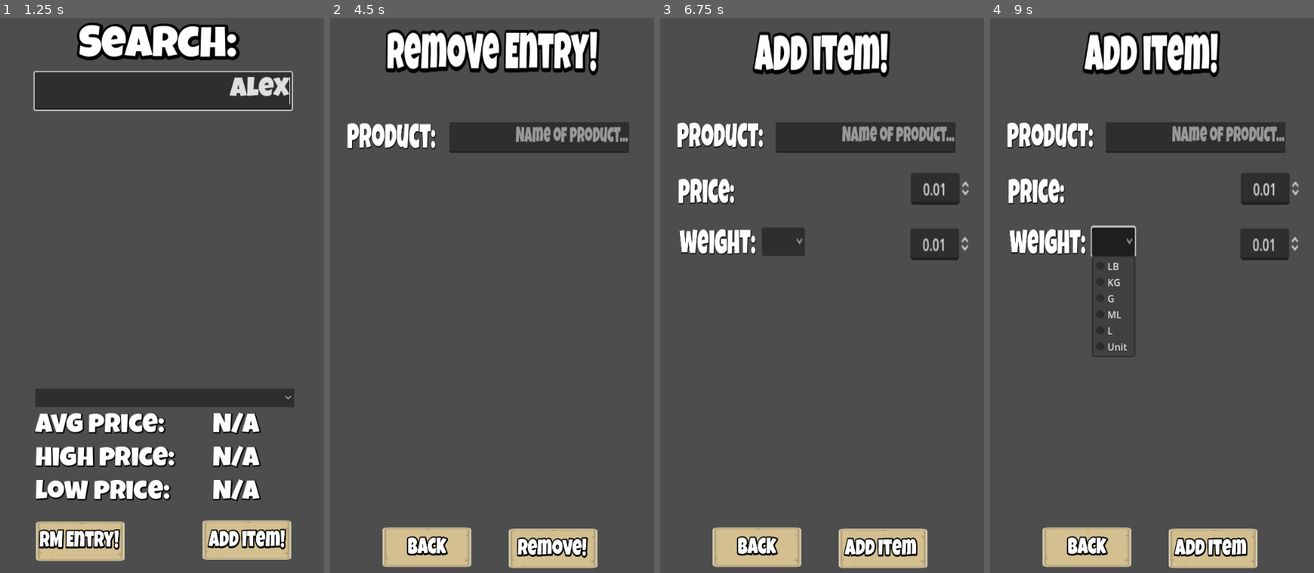
Above: before the commit, frames 1-4 (left to right).
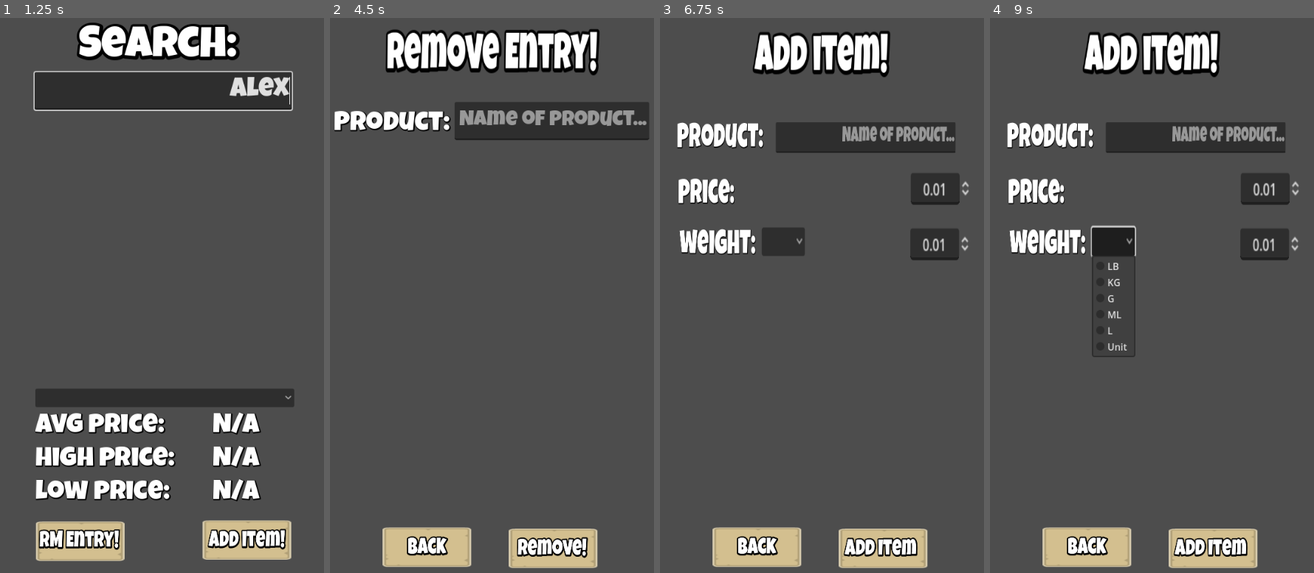
Above: after the commit, the same moments.

Repository: Darkarms/MomsGroceryTracker
Game: Godot game, scene res://scenes/Main.tscn
Two runs of this game, one before a commit and one after it. Both use one fixed random seed, a clock stepped at 60 frames per second and the inputs below.
Inputs (mouse positions are in pixels of both pictures, inside the frame that each line leads up to):
- Up to frame 1 (1.25 s): click (162, 90) at 0.52 s; type "Alex" at 0.6 s
- Up to frame 2 (4.5 s): click "Add item!" at 1.25 s; click (537, 140) at 2.02 s; type "Alex" at 2.1 s; click "Add item" at 2.75 s; click "Back" at 3.5 s; click "RM Entry!" at 4.25 s
- Up to frame 3 (6.75 s): click "Remove!" at 5 s; click "Back" at 5.75 s; click "Add item!" at 6.5 s
- Up to frame 4 (9 s): click "Add item" at 7.25 s; click "Add item" at 8 s; click (1113, 240) at 8.75 s

Frame 1 is identical in both runs. In frame 2, 5.9% of the frame differs, in the area x 1-99%, y 15-25%; in frame 3, less than 0.1%; in frame 4, less than 0.1%.
Error in both runs: Invalid access to property or key of type 'String' on a base object of type 'Dictionary'. (res://scripts/remove_entry.gd:63)

Commit message:
fix various visual and Z ordering bugs

Diff:
--- a/scenes/add_item.tscn
+++ b/scenes/add_item.tscn
@@ -28,46 +28,6 @@
 scale = Vector2(0.680788, 1.18638)
 text = "Add item!"
 label_settings = SubResource("LabelSettings_s325r")
-
-[node name="nameLabel" type="Label" parent="."]
-offset_left = 37.0
-offset_top = 197.0
-offset_right = 335.0
-offset_bottom = 262.0
-scale = Vector2(0.466021, 0.798913)
-text = "Product:"
-label_settings = ExtResource("3_w07nv")
-horizontal_alignment = 1
-vertical_alignment = 1
-
-[node name="ProductName" type="LineEdit" parent="nameLabel"]
-layout_mode = 1
-anchors_preset = -1
-anchor_left = 1.481
-anchor_right = 1.481
-anchor_bottom = 0.013
-offset_left = -104.92
-offset_top = -1.0
-offset_right = 543.08
-offset_bottom = 62.025
-theme_override_fonts/font = ExtResource("1_k7yps")
-theme_override_font_sizes/font_size = 45
-placeholder_text = "Name of product..."
-alignment = 2
-
-[node name="ScrollContainer" type="ScrollContainer" parent="nameLabel"]
-visible = false
-layout_mode = 0
-offset_left = 369.082
-offset_top = 62.5851
-offset_right = 1019.08
-offset_bottom = 377.585
-horizontal_scroll_mode = 0
-
-[node name="Vbox" type="VBoxContainer" parent="nameLabel/ScrollContainer"]
-layout_mode = 2
-size_flags_horizontal = 3
-size_flags_vertical = 3
 
 [node name="priceLabel" type="Label" parent="."]
 offset_left = 39.0
@@ -177,7 +137,47 @@
 horizontal_alignment = 1
 vertical_alignment = 1
 
+[node name="nameLabel" type="Label" parent="."]
+offset_left = 37.0
+offset_top = 197.0
+offset_right = 349.0
+offset_bottom = 270.0
+scale = Vector2(0.466021, 0.798913)
+text = "Product:"
+label_settings = ExtResource("3_w07nv")
+horizontal_alignment = 1
+vertical_alignment = 1
+
+[node name="ProductName" type="LineEdit" parent="nameLabel"]
+layout_mode = 1
+anchors_preset = -1
+anchor_left = 1.481
+anchor_right = 1.481
+anchor_bottom = 0.013
+offset_left = -104.92
+offset_top = -1.0
+offset_right = 543.08
+offset_bottom = 62.025
+theme_override_fonts/font = ExtResource("1_k7yps")
+theme_override_font_sizes/font_size = 45
+placeholder_text = "Name of product..."
+alignment = 2
+
+[node name="ScrollContainer" type="ScrollContainer" parent="nameLabel"]
+visible = false
+layout_mode = 0
+offset_left = 4.0
+offset_top = 63.0
+offset_right = 1009.0
+offset_bottom = 378.0
+horizontal_scroll_mode = 0
+
+[node name="Vbox" type="VBoxContainer" parent="nameLabel/ScrollContainer"]
+layout_mode = 2
+size_flags_horizontal = 3
+size_flags_vertical = 3
+
+[connection signal="pressed" from="AddItemButton" to="." method="_on_add_item_button_pressed"]
+[connection signal="pressed" from="BackToMainButton" to="." method="_on_back_to_main_button_pressed"]
 [connection signal="text_changed" from="nameLabel/ProductName" to="." method="_on_product_name_text_changed"]
 [connection signal="text_submitted" from="nameLabel/ProductName" to="." method="_on_product_name_text_submitted"]
-[connection signal="pressed" from="AddItemButton" to="." method="_on_add_item_button_pressed"]
-[connection signal="pressed" from="BackToMainButton" to="." method="_on_back_to_main_button_pressed"]
--- a/scenes/remove_entry.tscn
+++ b/scenes/remove_entry.tscn
@@ -3,17 +3,12 @@
 [ext_resource type="Script" path="res://scripts/remove_entry.gd" id="1_rwkhg"]
 [ext_resource type="FontFile" uid="uid://dlbghev4ongqy" path="res://assets/Fonts/LuckiestGuy-Regular.ttf" id="1_w7tqq"]
 [ext_resource type="Texture2D" uid="uid://cbwmea3bae8t3" path="res://assets/ui/panel_beige.png" id="2_3moeh"]
+[ext_resource type="LabelSettings" uid="uid://ugp816oeclr8" path="res://assets/Fonts/MainSceneLabels.tres" id="4_8ck0n"]
 
 [sub_resource type="LabelSettings" id="LabelSettings_kxepd"]
 font = ExtResource("1_w7tqq")
 font_size = 72
 shadow_size = 20
-shadow_color = Color(0, 0, 0, 1)
-
-[sub_resource type="LabelSettings" id="LabelSettings_ot7fr"]
-font = ExtResource("1_w7tqq")
-font_size = 74
-shadow_size = 5
 shadow_color = Color(0, 0, 0, 1)
 
 [sub_resource type="LabelSettings" id="LabelSettings_28jji"]
@@ -39,46 +34,6 @@
 scale = Vector2(0.680788, 1.18638)
 text = "remove Entry!"
 label_settings = SubResource("LabelSettings_kxepd")
-
-[node name="nameLabel" type="Label" parent="."]
-offset_left = 37.0
-offset_top = 197.0
-offset_right = 335.0
-offset_bottom = 262.0
-scale = Vector2(0.466021, 0.798913)
-text = "Product:"
-label_settings = SubResource("LabelSettings_ot7fr")
-horizontal_alignment = 1
-vertical_alignment = 1
-
-[node name="ProductName" type="LineEdit" parent="nameLabel"]
-layout_mode = 1
-anchors_preset = -1
-anchor_left = 1.481
-anchor_right = 1.481
-anchor_bottom = 0.013
-offset_left = -104.92
-offset_top = -1.0
-offset_right = 543.08
-offset_bottom = 62.025
-theme_override_fonts/font = ExtResource("1_w7tqq")
-theme_override_font_sizes/font_size = 45
-placeholder_text = "Name of product..."
-alignment = 2
-
-[node name="ScrollContainer" type="ScrollContainer" parent="nameLabel"]
-visible = false
-layout_mode = 0
-offset_left = 369.082
-offset_top = 62.5851
-offset_right = 1019.08
-offset_bottom = 377.585
-horizontal_scroll_mode = 0
-
-[node name="VboxProduct" type="VBoxContainer" parent="nameLabel/ScrollContainer"]
-layout_mode = 2
-size_flags_horizontal = 3
-size_flags_vertical = 3
 
 [node name="RemoveButton" type="TextureButton" parent="."]
 offset_left = 309.0
@@ -130,7 +85,46 @@
 size_flags_horizontal = 3
 size_flags_vertical = 3
 
+[node name="nameLabel" type="Label" parent="."]
+offset_left = 5.0
+offset_top = 163.0
+offset_right = 220.0
+offset_bottom = 238.0
+text = "Product:"
+label_settings = ExtResource("4_8ck0n")
+horizontal_alignment = 1
+vertical_alignment = 1
+
+[node name="ProductName" type="LineEdit" parent="nameLabel"]
+layout_mode = 1
+anchors_preset = -1
+anchor_left = 1.481
+anchor_right = 1.481
+anchor_bottom = 0.013
+offset_left = -105.415
+offset_top = -1.0
+offset_right = 221.585
+offset_bottom = 62.025
+theme_override_fonts/font = ExtResource("1_w7tqq")
+theme_override_font_sizes/font_size = 35
+placeholder_text = "Name of product..."
+alignment = 2
+
+[node name="ScrollContainer" type="ScrollContainer" parent="nameLabel"]
+visible = false
+layout_mode = 0
+offset_left = 12.0
+offset_top = 65.0
+offset_right = 537.0
+offset_bottom = 386.0
+horizontal_scroll_mode = 0
+
+[node name="VboxProduct" type="VBoxContainer" parent="nameLabel/ScrollContainer"]
+layout_mode = 2
+size_flags_horizontal = 3
+size_flags_vertical = 3
+
+[connection signal="pressed" from="RemoveButton" to="." method="_on_remove_button_pressed"]
+[connection signal="pressed" from="BackToMainButton" to="." method="_on_back_to_main_button_pressed"]
 [connection signal="text_changed" from="nameLabel/ProductName" to="." method="_on_product_name_text_changed"]
 [connection signal="text_submitted" from="nameLabel/ProductName" to="." method="_on_product_name_text_submitted"]
-[connection signal="pressed" from="RemoveButton" to="." method="_on_remove_button_pressed"]
-[connection signal="pressed" from="BackToMainButton" to="." method="_on_back_to_main_button_pressed"]
--- a/scripts/Main.gd
+++ b/scripts/Main.gd
@@ -173,7 +173,7 @@
 	button.text = text
 	button.pressed.connect(products_option_pressed.bind(text))
 	button.add_theme_font_override("font", buttonFont)
-	button.add_theme_font_size_override("font_size", 45)
+	button.add_theme_font_size_override("font_size", 35)
 	vbox.add_child(button)
 
 func _on_product_name_text_changed(new_text: String) -> void:
--- a/scripts/add_item.gd
+++ b/scripts/add_item.gd
@@ -48,7 +48,7 @@
 	var weightTypeID = weight_options.get_selected_id()
 	var weightType = weight_options.get_item_text(weightTypeID)
 
-	if productWeight != 0.01 and productPrice != 0.01 and productName != "":
+	if productWeight != 0.01 and productPrice != 0.01 and productName != "" and weightTypeID != -1:
 		allValuesSet = true
 	if allValuesSet:
 		if not productsList.has(productName):
--- a/scripts/remove_entry.gd
+++ b/scripts/remove_entry.gd
@@ -24,7 +24,7 @@
 	button.text = text
 	button.pressed.connect(products_option_pressed.bind(text))
 	button.add_theme_font_override("font", buttonFont)
-	button.add_theme_font_size_override("font_size", 45)
+	button.add_theme_font_size_override("font_size", 35)
 	vbox.add_child(button)
 
 
Not shown, changed: export_presets.cfg
